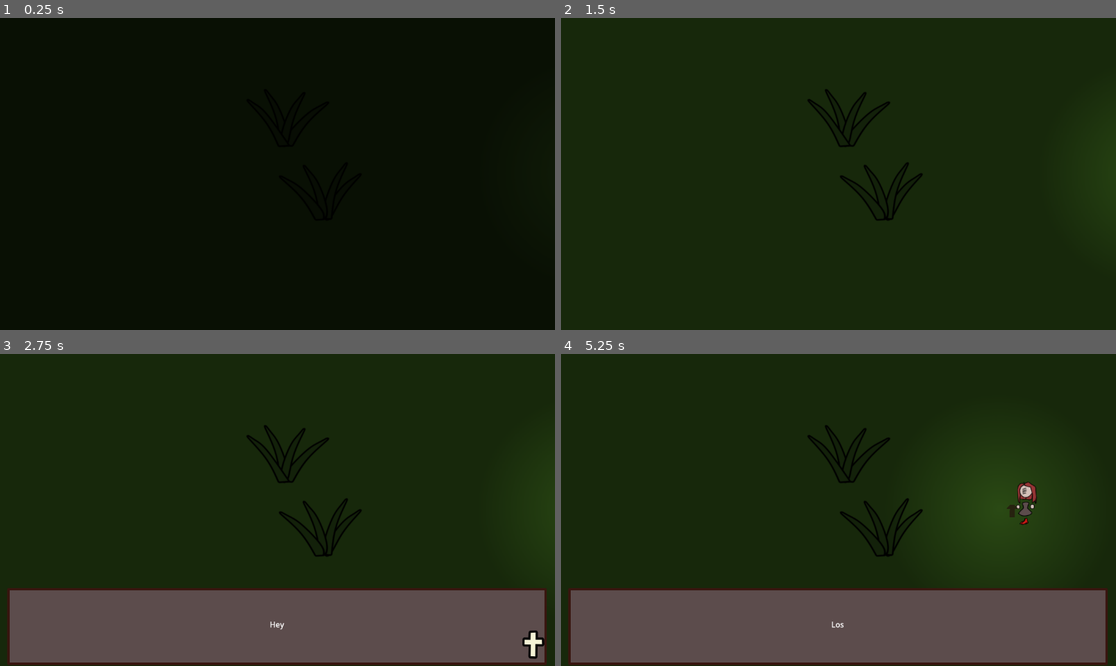
Above: before the commit, frames 1-4 (two rows, left to right).
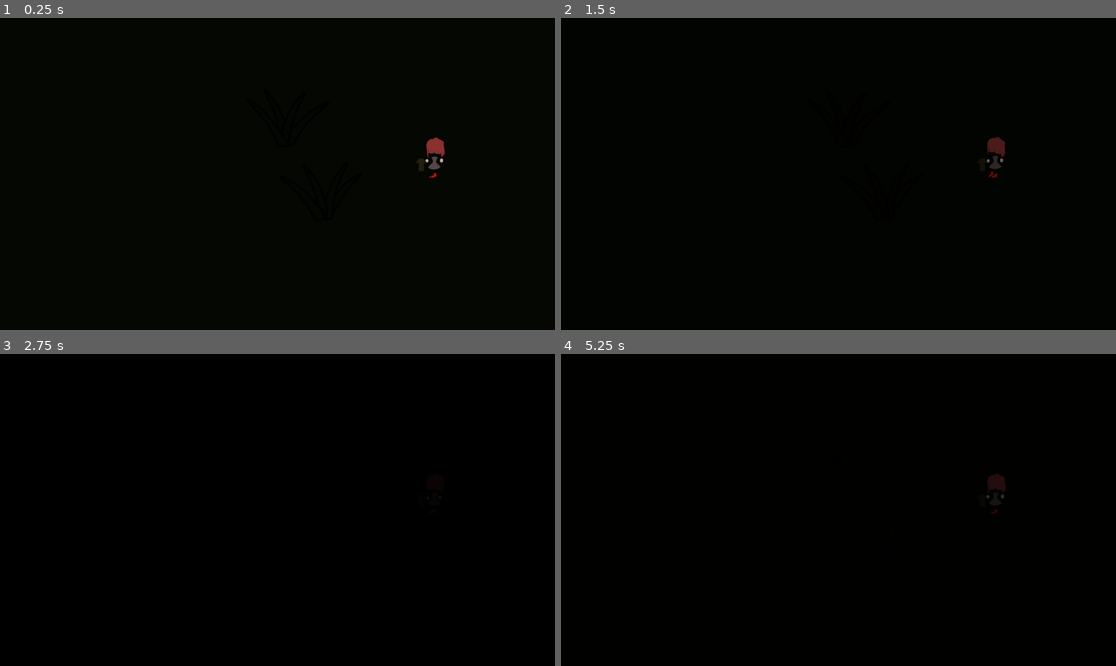
Above: after the commit, the same moments.

Repository: Jerrylikesgreen/-la-Santa-Compa-a
Game: Godot game, scene res://Scenes/black_scene.tscn
The game is run twice, just before and just after one commit, with the same random seed, the same clock (stepped at 60 frames per second) and the same inputs. The project has no main scene, so this scene is started directly.
Inputs (mouse positions are in pixels of both pictures, inside the frame that each line leads up to):
- Up to frame 1 (0.25 s): no input
- Up to frame 2 (1.5 s): move the mouse to (960, 158) at 0.52 s; hold D (Right) 0.53-1.28 s; click (960, 158) at 0.6 s; tap Enter at 1.25 s; move the mouse to (727, 189) at 1.27 s; hold S (Down) from 1.28 s (still down); click (727, 189) at 1.35 s
- Up to frame 3 (2.75 s): move the mouse to (333, 441) at 2.02 s; release S (Down) at 2.03 s; hold D (Right) from 2.03 s (still down); click (333, 441) at 2.1 s
- Up to frame 4 (5.25 s): move the mouse to (810, 572) at 2.77 s; release D (Right) at 2.78 s; hold W (Up) 2.78-3.53 s; click (810, 572) at 2.85 s; move the mouse to (1005, 556) at 3.52 s; hold A (Left) 3.53-5.03 s; click (1005, 556) at 3.6 s; move the mouse to (672, 463) at 4.27 s; click (672, 463) at 4.35 s; move the mouse to (866, 510) at 5.02 s; hold S (Down) from 5.03 s (still down); click (866, 510) at 5.1 s

The runs differ from the first frame. In frame 1, 0.3% of the frame differs, in the area x 74-81%, y 38-52%; in frame 2, 99%; in frame 3, 99%; in frame 4, 99%, in the area x 0-100%, y 0-100%.

Commit message:
Añadido cambio de escenas en escena negra

Diff:
--- a/Scenes/black_scene.tscn
+++ b/Scenes/black_scene.tscn
@@ -61,6 +61,18 @@
 "update": 0,
 "values": [Vector2(1284, 317)]
 }
+tracks/2/type = "value"
+tracks/2/imported = false
+tracks/2/enabled = true
+tracks/2/path = NodePath("BlackScene/BlackEndScene:modulate")
+tracks/2/interp = 1
+tracks/2/loop_wrap = true
+tracks/2/keys = {
+"times": PackedFloat32Array(0),
+"transitions": PackedFloat32Array(1),
+"update": 0,
+"values": [Color(0, 0, 0, 0)]
+}
 
 [sub_resource type="Animation" id="Animation_cwmt8"]
 resource_name = "player_walk"
@@ -92,9 +104,40 @@
 }]
 }
 
+[sub_resource type="Animation" id="Animation_6jlvp"]
+resource_name = "end_scene"
+length = 3.0
+tracks/0/type = "value"
+tracks/0/imported = false
+tracks/0/enabled = true
+tracks/0/path = NodePath("BlackScene/BlackEndScene:modulate")
+tracks/0/interp = 1
+tracks/0/loop_wrap = true
+tracks/0/keys = {
+"times": PackedFloat32Array(0, 3),
+"transitions": PackedFloat32Array(1, 1),
+"update": 0,
+"values": [Color(0, 0, 0, 0), Color(0, 0, 0, 1)]
+}
+tracks/1/type = "method"
+tracks/1/imported = false
+tracks/1/enabled = true
+tracks/1/path = NodePath("BlackScene")
+tracks/1/interp = 1
+tracks/1/loop_wrap = true
+tracks/1/keys = {
+"times": PackedFloat32Array(2.99),
+"transitions": PackedFloat32Array(1),
+"values": [{
+"args": [],
+"method": &"change_scene"
+}]
+}
+
 [sub_resource type="AnimationLibrary" id="AnimationLibrary_r1puc"]
 _data = {
 &"RESET": SubResource("Animation_oub6m"),
+&"end_scene": SubResource("Animation_6jlvp"),
 &"fade_background": SubResource("Animation_r1puc"),
 &"player_walk": SubResource("Animation_cwmt8")
 }
@@ -103,8 +146,13 @@
 libraries = {
 &"": SubResource("AnimationLibrary_r1puc")
 }
-autoplay = "fade_background"
+autoplay = "end_scene"
 script = ExtResource("1_caadg")
+
+[node name="BlackEndScene" type="Sprite2D" parent="."]
+modulate = Color(0, 0, 0, 0)
+z_index = 31
+texture = ExtResource("2_sp2b8")
 
 [node name="Background" type="Sprite2D" parent="."]
 modulate = Color(0.20871016, 0.20871013, 0.2087102, 1)
@@ -113,10 +161,16 @@
 [node name="DialogGui" parent="." instance=ExtResource("3_cwmt8")]
 
 [node name="Player" parent="." instance=ExtResource("4_cwmt8")]
-position = Vector2(1284, 317)
+position = Vector2(902, 296)
 player_interactable = false
 
 [node name="LightOccluder2D" parent="Player/PlayerBody" index="0"]
 visible = false
 
+[node name="PointLight2D2" parent="Player/PlayerBody/VisualRoot/Left/PlaceholderLampRight" index="0"]
+visible = false
+
+[node name="PointLight2D" parent="Player/PlayerBody/VisualRoot/Right/PlaceholderLampLeft" index="0"]
+visible = false
+
 [editable path="Player"]
--- a/Scripts/black_scene.gd
+++ b/Scripts/black_scene.gd
@@ -2,6 +2,8 @@
 
 enum enum_scene {MOTHER,LOOP,OLDMAN}
 @export var scene_type : enum_scene
+# TODO: A FUTURO CAMBIAR ESTO POR ENUM DE ESCENAS
+@export var next_scene = "res://Scenes/black_scene.tscn"
 
 @onready var dialogue = $DialogGui
 @onready var player = $Player
@@ -16,3 +18,6 @@
 func start_dialogue_brigde(csv_path):
 	dialogue.anim_controller.play("fade_in")
 	CD.start_dialogue(csv_path)
+
+func change_scene():
+	get_tree().change_scene_to_file(next_scene)
Not shown: 1 places in Scenes/black_scene.tscn that only renumber resources
